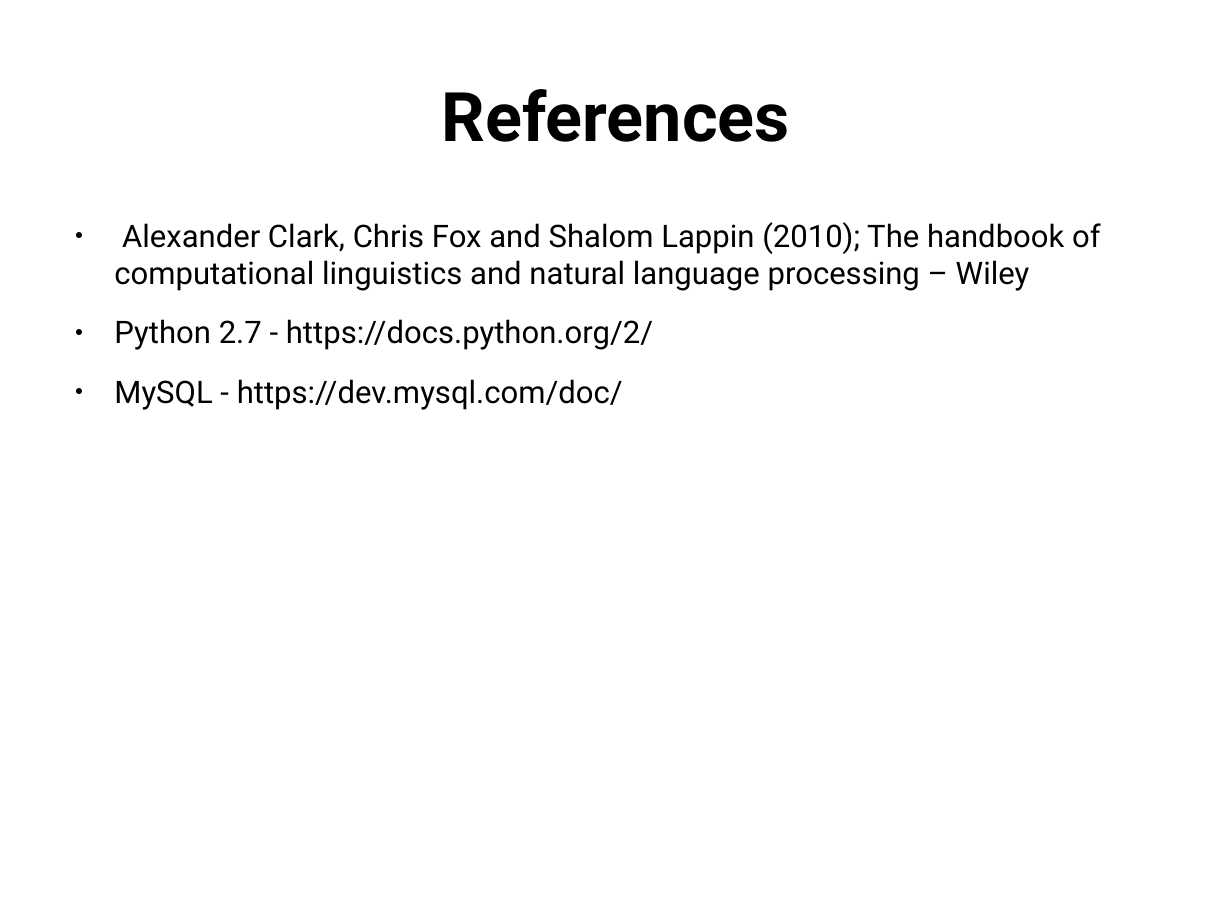
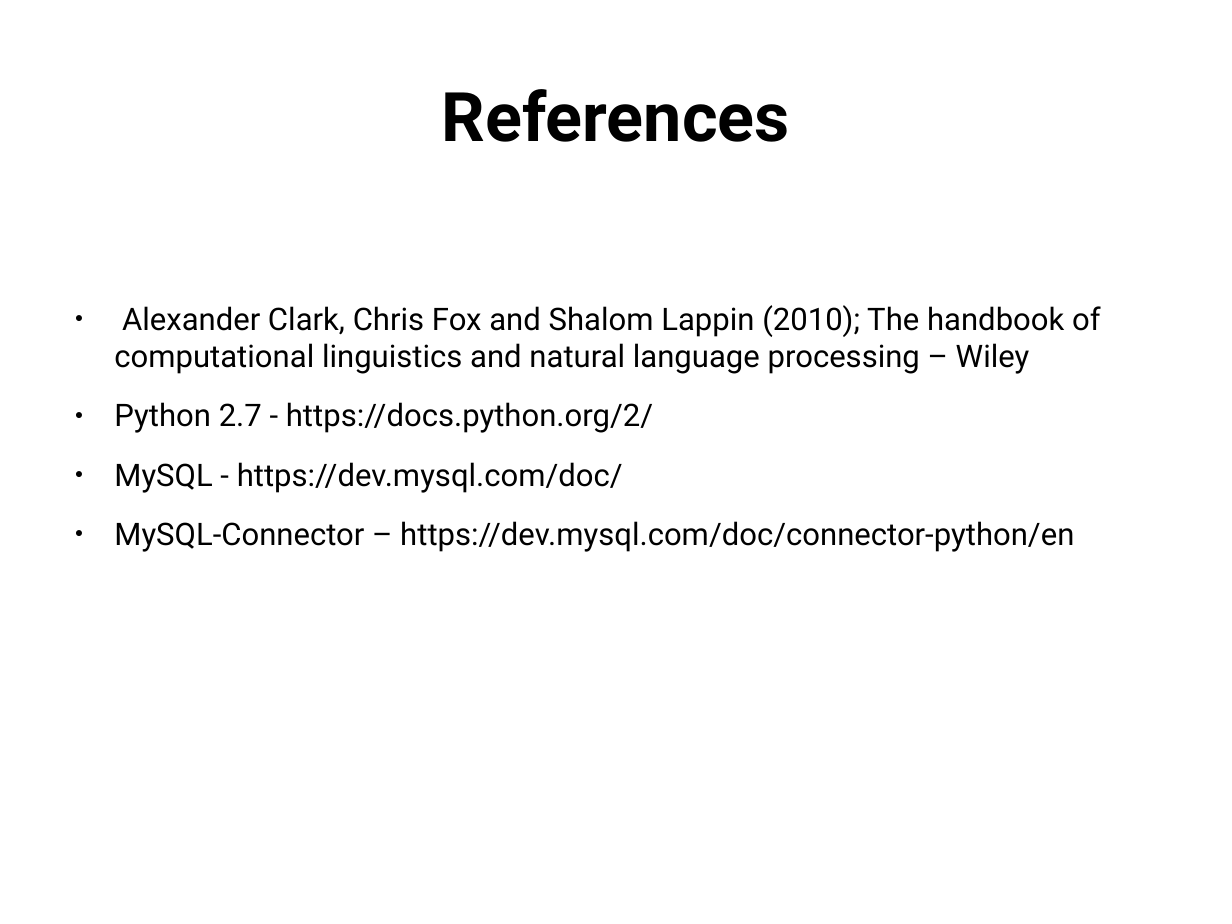
Before and after one commit to IamAdiSri/cl1-proj, a slide deck: slide 11 of lingo_pres/pres.odp. Drawn at 1232x924 pixels with LibreOffice and Linux fonts; fonts in the diff are those of the drawing. Boxes give left, top, right and bottom in pixels: in the first picture for what was removed or moved away, otherwise in the second. Text is boxed around its words. In the diff, an @@ line names an element or a change of style, - is before the commit and + after.

Commit message:
Final changes

```diff
--- a/lingo_pres/pres.odp
+++ b/lingo_pres/pres.odp
@@ text "Alexander Clark, Chris Fox and ...": place and size @@
-text "Alexander Clark, Chris Fox and ..." at bbox=[114, 222, 1100, 410]
+text "Alexander Clark, Chris Fox and ..." at bbox=[114, 305, 1100, 552]
@@ text at bbox=[114, 521, 1074, 552]: paragraph added @@
+● MySQL-Connector – https://dev.mysql.com/doc/connector-python/en
```
Also in this commit, not shown: 2 other slides changed.
